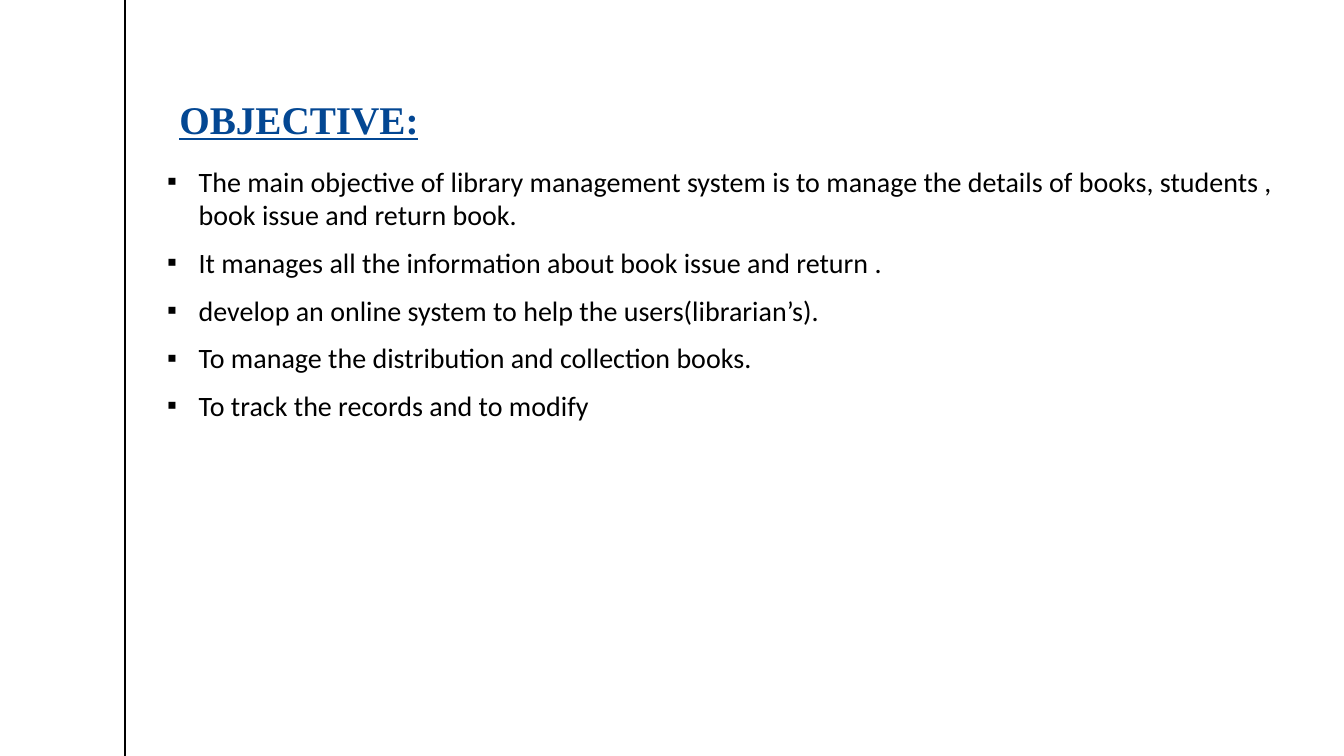
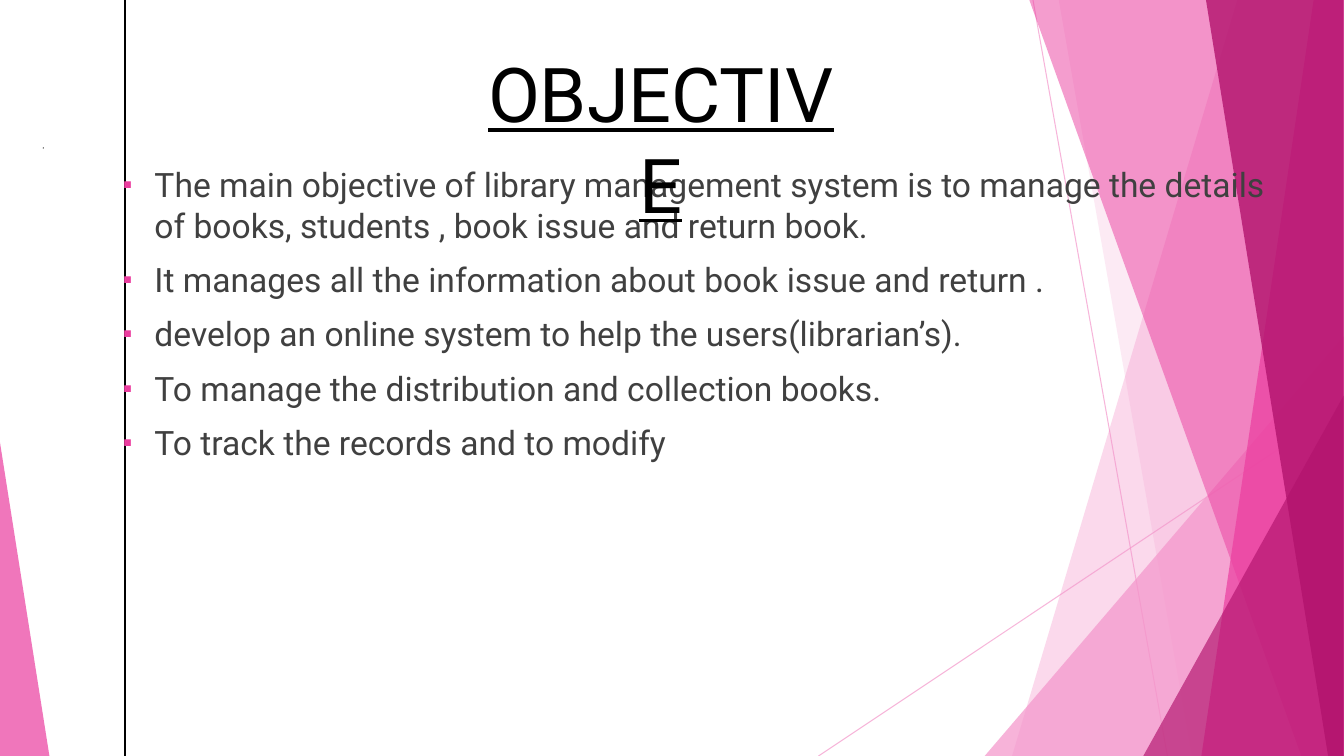
Before and after one commit to umangsaxena96/LibraryManangementSystem, a slide deck: slide 3 of DOCUMENTS/Library management system1.pptx (slide 4 before the commit). Drawn at 1344x756 pixels with LibreOffice and Linux fonts; fonts in the diff are those of the drawing. Boxes give left, top, right and bottom in pixels: in the first picture for what was removed or moved away, otherwise in the second. Text is boxed around its words. In the diff, an @@ line names an element or a change of style, - is before the commit and + after.

```diff
--- a/DOCUMENTS/Library management system1.pptx
+++ b/DOCUMENTS/Library management system1.pptx
@@ text "OBJECTIVE" at box(467, 42, 856, 144): vertical alignment bottom to top @@
@@ text at box(179, 108, 418, 140): text changed; size 28 to 54 pt; font Times New Roman to Roboto; text colour #034793 to #000000; bold off @@
-OBJECTIVE:
+OBJECTIVE
@@ text "The main objective of library ...": place and size @@
-text "The main objective of library ..." at box(199, 172, 1258, 421)
+text "The main objective of library ..." at box(154, 167, 1265, 462)
@@ text "The main objective of library ..." at box(154, 167, 1265, 462): size 20 to 24 pt, font Calibri to Roboto, text colour #000000 to #404040 @@
@@ group added at box(0, 0, 1344, 756): 5 freeform shapes, 3 triangles, 2 lines @@
```
Also in this commit, not shown: 11 other slides changed, 1 slide added, 15 slides removed, 14 other files.
